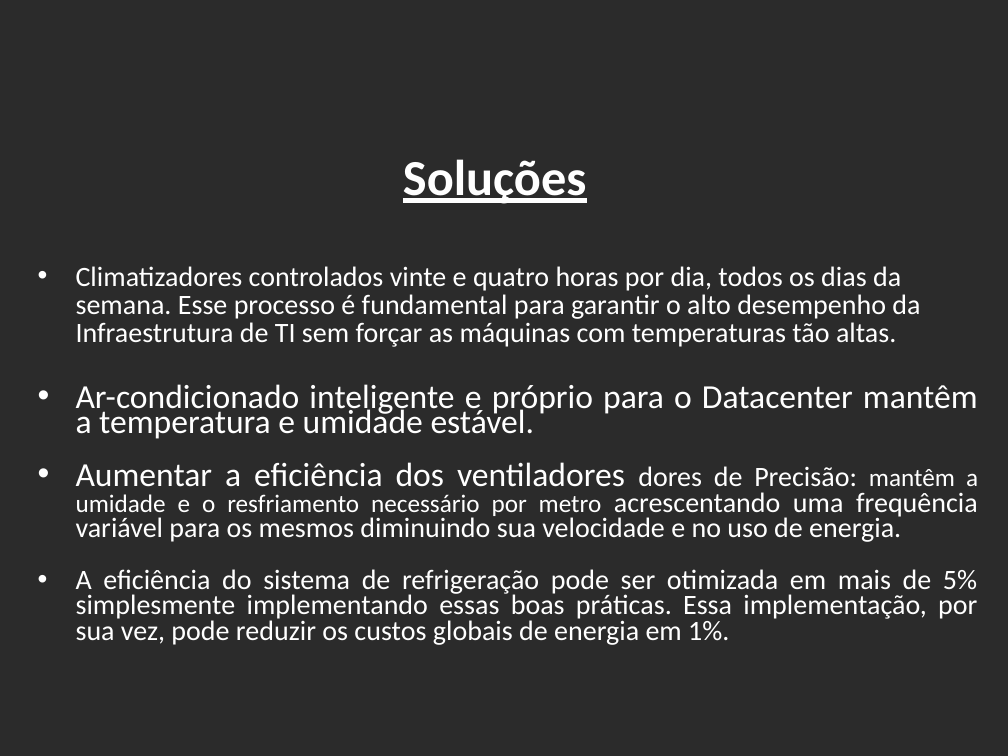
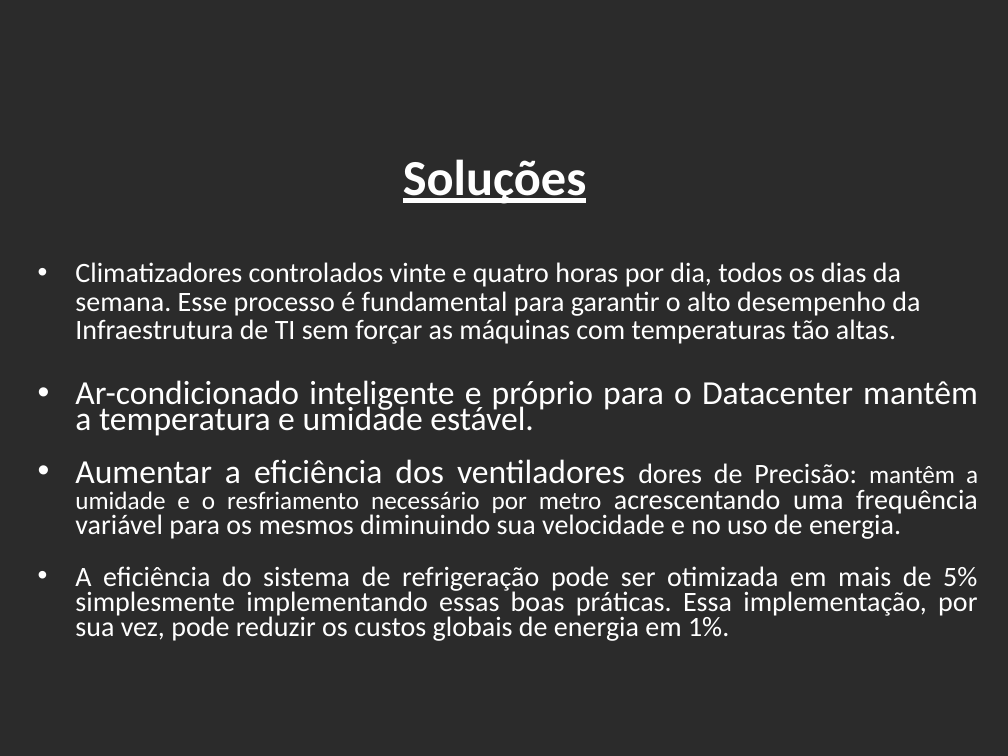
Before and after one commit to viniciushcano/PI-1o-semestre, a slide deck: slide 5 of ppt/DataCenter.pptx. Drawn at 1008x756 pixels with LibreOffice and Linux fonts; fonts in the diff are those of the drawing; background and template pictures are left out; a plain dark background stands for a picture behind light text. Boxes give left, top, right and bottom in pixels: in the first picture for what was removed or moved away, otherwise in the second. Text is boxed around its words. In the diff, an @@ line names an element or a change of style, - is before the commit and + after.

```diff
--- a/ppt/DataCenter.pptx
+++ b/ppt/DataCenter.pptx
@@ text "Climatizadores controlados vinte e quatro ..." at box(75, 262, 978, 641): indent changed @@
```
Also in this commit, not shown: 5 other slides changed, 1 slide added, 1 slide removed, 2 other files.
